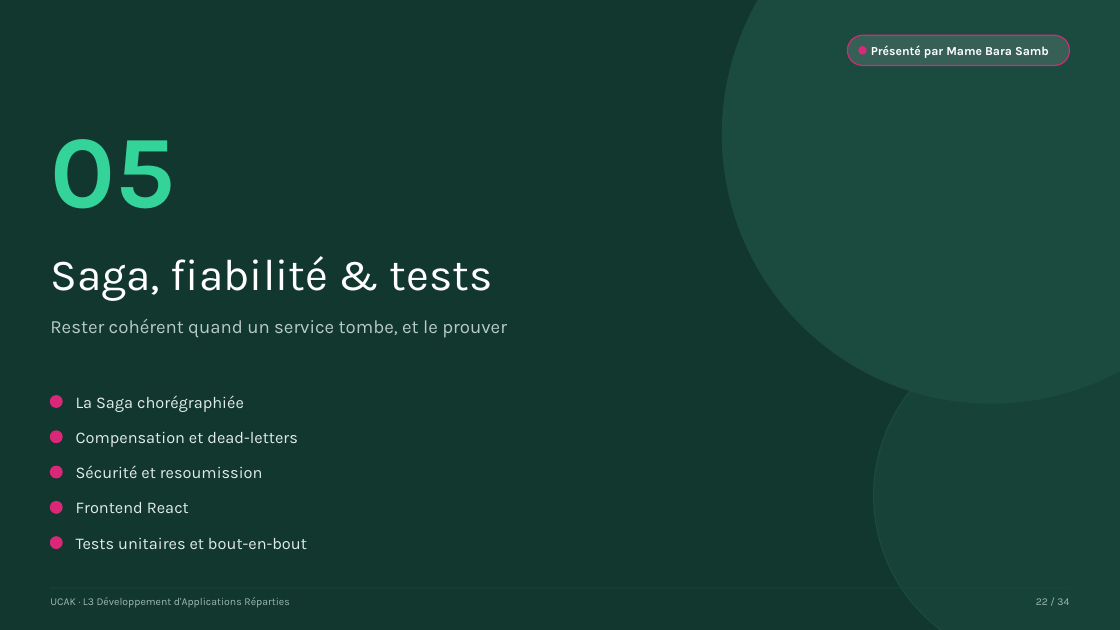
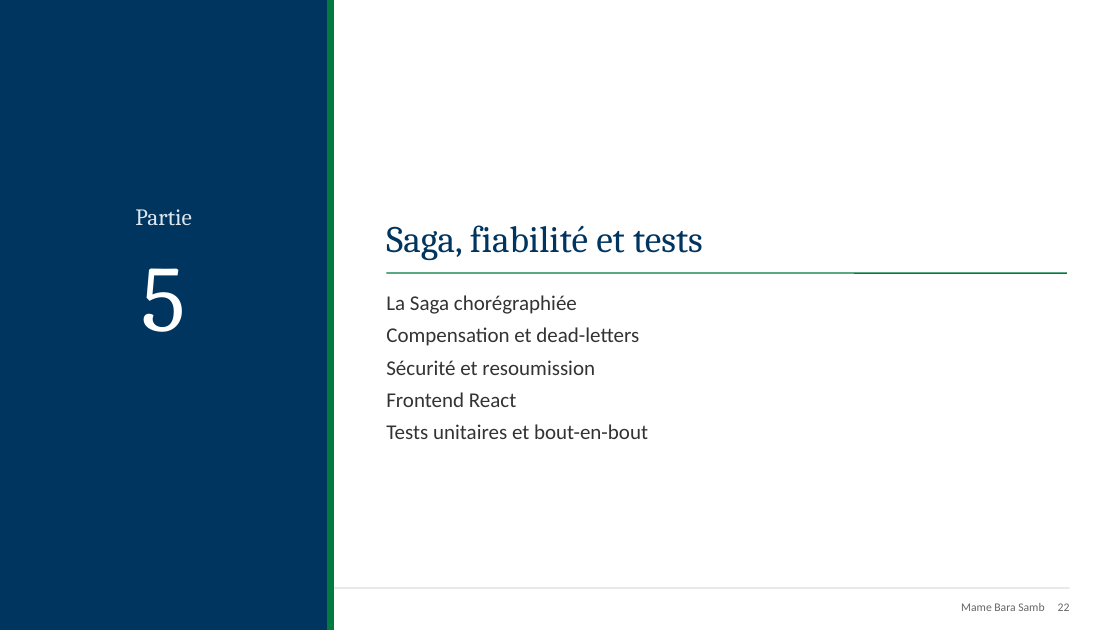
Before and after one commit to makhtar2/tp-microservices-evaluations, a slide deck: slide 22 of presentation/Soutenance-Plateforme-Evaluations.pptx. Drawn at 1120x630 pixels with LibreOffice and Linux fonts; fonts in the diff are those of the drawing. Boxes give left, top, right and bottom in pixels: in the first picture for what was removed or moved away, otherwise in the second. Text is boxed around its words. In the diff, an @@ line names an element or a change of style, - is before the commit and + after.

Commit message:
docs(presentation): nouveau design aux couleurs de l'UCAK, avec logo
Support plus sobre et page de garde classique. L'ancien modèle reste
disponible dans presentation/ancien-modele/.

```diff
--- a/presentation/Soutenance-Plateforme-Evaluations.pptx
+++ b/presentation/Soutenance-Plateforme-Evaluations.pptx
@@ background #12372F to #FFFFFF @@
@@ rectangle added at <box>0,0,328,630</box>, fill #00355F, outline #00355F 1 pt @@
@@ rectangle added at <box>328,0,334,630</box>, fill #037B3F, outline #037B3F 1 pt @@
@@ ellipse removed at <box>723,0,1120,403</box> @@
@@ rounded rectangle removed at <box>848,35,1070,66</box> @@
@@ ellipse removed at <box>859,46,867,55</box> @@
@@ text removed at <box>50,139,175,209</box> @@
-05
@@ text "Saga, fiabilité et tests" at <box>386,225,703,261</box>: vertical alignment middle to bottom @@
@@ text added at <box>135,209,192,226</box>, 20 pt, text #DCE6EE @@
+Partie
@@ text at <box>386,225,703,261</box>: text changed; size 38 to 32 pt; font Karla to Cambria; text colour #FFFFFF to #00355F @@
-Saga, fiabilité & tests
+Saga, fiabilité et tests
@@ text added at <box>142,268,186,332</box>, 80 pt, text #FFFFFF @@
+5
@@ text at <box>386,295,577,314</box>: paragraph added @@
+La Saga chorégraphiée
@@ text "La Saga chorégraphiée": place and size @@
-text "La Saga chorégraphiée" at <box>76,432,298,447</box>
+text "La Saga chorégraphiée" at <box>386,295,648,439</box>
@@ text "La Saga chorégraphiée" at <box>386,295,648,439</box>: vertical alignment middle to top @@
@@ line added from (386, 273) to (1067, 273), #037B3F 1.25 pt @@
@@ text removed at <box>50,319,507,338</box> @@
-Rester cohérent quand un service tombe, et le prouver
@@ text at <box>386,327,639,346</box>: size 14 to 18 pt, font Karla to Calibri, text colour #E2ECE8 to #333333 in "Compensation et dead-letters"; more space between paragraphs @@
@@ ellipse removed at <box>874,328,1120,630</box> @@
@@ text at <box>386,360,648,439</box>: paragraphs added @@
+Sécurité et resoumission
+Frontend React
+Tests unitaires et bout-en-bout
@@ ellipse removed at <box>50,396,62,408</box> @@
@@ text removed at <box>76,395,244,412</box> @@
-La Saga chorégraphiée
@@ ellipse removed at <box>50,431,62,443</box> @@
@@ ellipse removed at <box>50,466,62,478</box> @@
@@ text removed at <box>76,465,263,478</box> @@
-Sécurité et resoumission
@@ ellipse removed at <box>50,502,62,513</box> @@
@@ text removed at <box>76,502,189,513</box> @@
-Frontend React
@@ ellipse removed at <box>50,537,62,549</box> @@
@@ text removed at <box>76,538,307,549</box> @@
-Tests unitaires et bout-en-bout
@@ line (50, 588) - (1070, 588): stroke #1B4A3F 0.75 pt to #BFC4C0 0.5 pt @@
@@ text removed at <box>50,597,290,608</box> @@
-UCAK · L3 Développement d'Applications Réparties
@@ text removed at <box>1036,598,1069,605</box> @@
-22 / 34
@@ text at <box>961,603,1070,611</box>: text changed; size 10.5 to 10 pt; font Karla to Calibri; text colour #FFFFFF to #666666; bold off @@
-Présenté par Mame Bara Samb
+Mame Bara Samb 22
```
Also in this commit, not shown: 31 other slides changed, 2 slides added, 2 slides removed, 14 other files.
